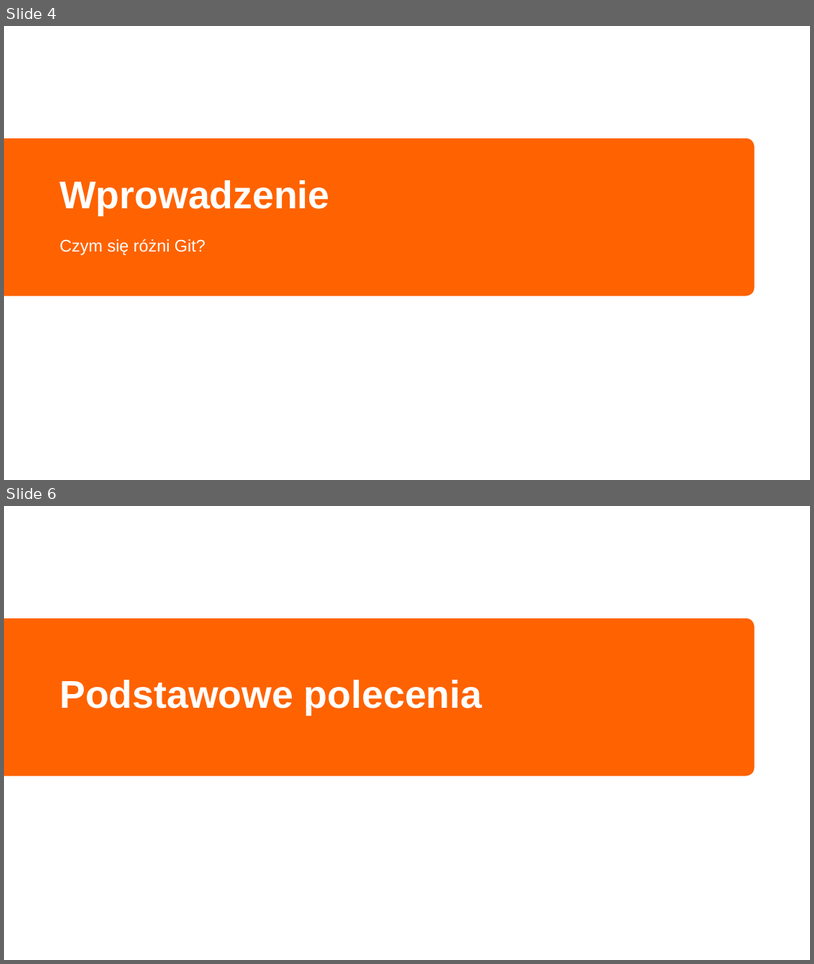
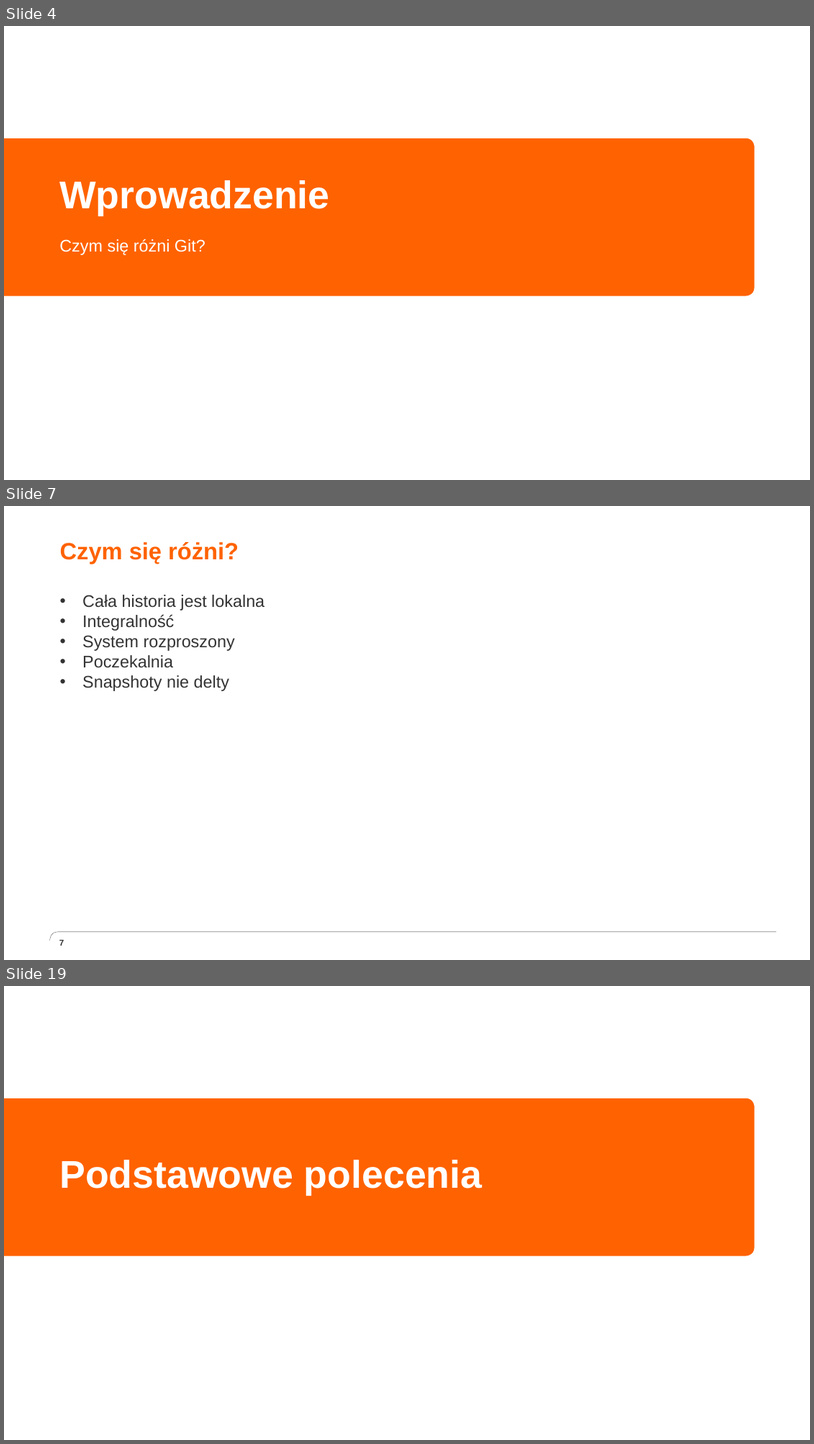
Before and after one commit to grazin/materialy, a slide deck: Programowanie użytkowe - Git.pptx. Shown one above the other, each under a label of ours: slides 4 and 6 before the commit, slides 4, 7 and 19 after it; the slides between them are not shown. The pictures are 814x964 and 814x1444 pixels, drawn with LibreOffice and Linux fonts; fonts in the diff are those of the drawing; background and template pictures are left out. Boxes give left, top, right and bottom in pixels: in the first picture for what was removed or moved away, otherwise in the second. Text is boxed around its words. In the diff, an @@ line names an element or a change of style, - is before the commit and + after.

```diff
--- a/Programowanie użytkowe - Git.pptx
+++ b/Programowanie użytkowe - Git.pptx
@@ slide 7 added at box(4, 506, 810, 960), background #FFFFFF @@
@@ title added at box(60, 542, 239, 564), 28 pt, text #FF6200, bold @@
+Czym się różni?
@@ text added at box(82, 595, 265, 691), 20 pt, text #333333 @@
+• Cała historia jest lokalna
+• Integralność
+• System rozproszony
+• Poczekalnia
+• Snapshoty nie delty
@@ freeform shape added at box(50, 932, 777, 939), outline #333333 0.25 pt @@
@@ page number added at box(59, 939, 64, 945), 10 pt, text #333333, bold @@
+7
@@ what was slide 6 is now slide 19 @@
```
Also in this commit, not shown: 2 slides changed, 13 other slides added.
